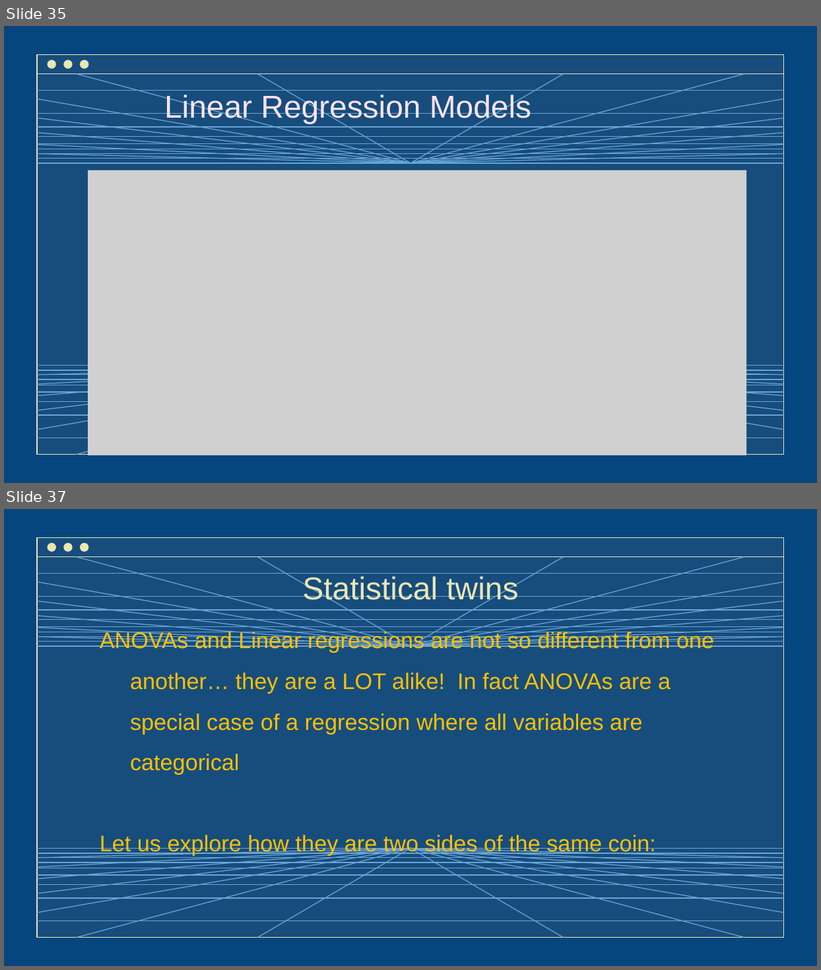
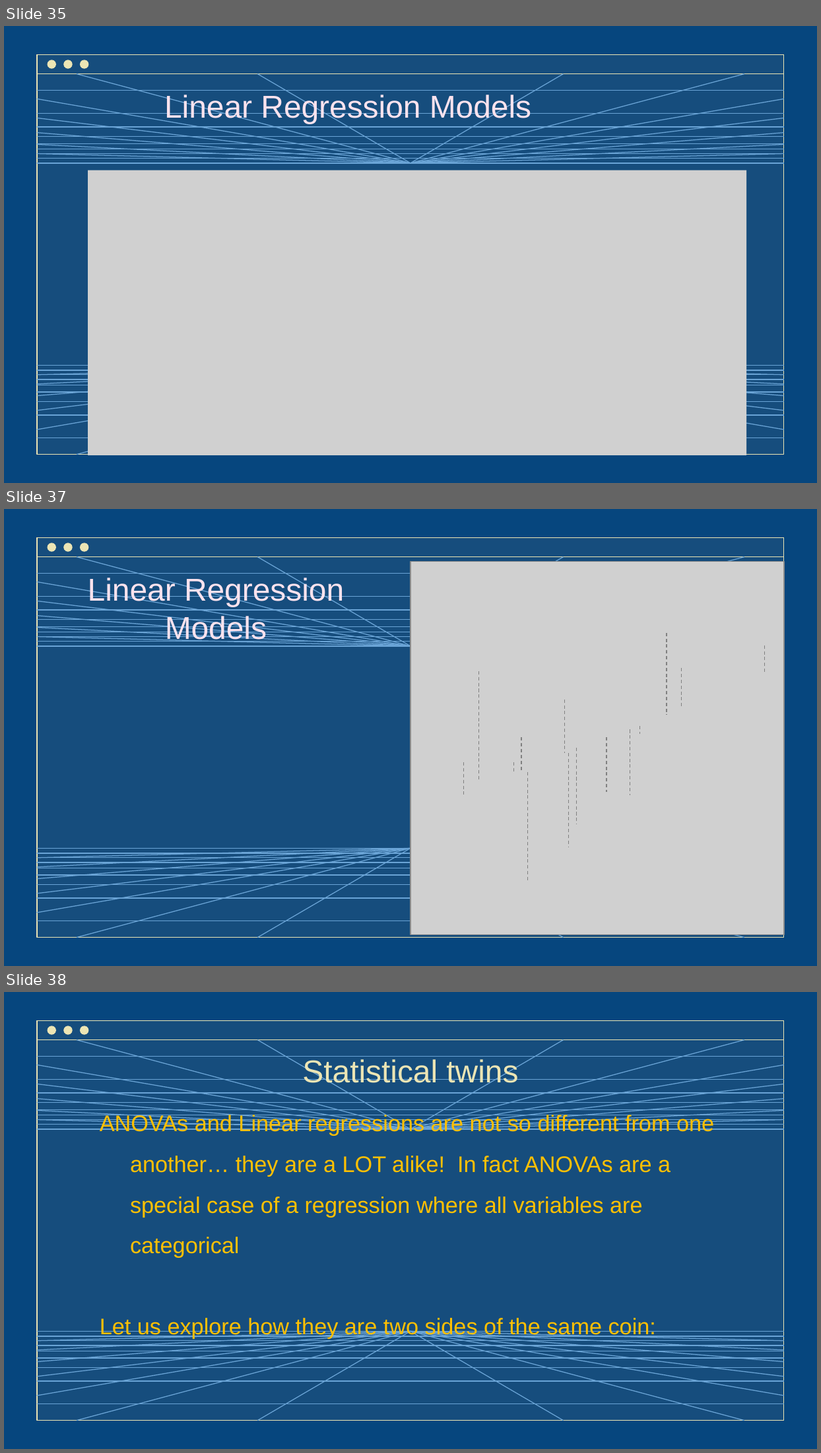
Before and after one commit to gsan-codes/Sta-R-tistics, a slide deck: slides/Stats_class_II.pptx. Shown one above the other, each under a label of ours: slides 35 and 37 before the commit, slides 35, 37 and 38 after it; the slides between them are not shown. The pictures are 821x970 and 821x1453 pixels, drawn with LibreOffice and Linux fonts; fonts in the diff are those of the drawing; grey boxes stand for pictures; background and template pictures are left out. Boxes give left, top, right and bottom in pixels: in the first picture for what was removed or moved away, otherwise in the second. Text is boxed around its words. In the diff, an @@ line names an element or a change of style, - is before the commit and + after.

```diff
--- a/slides/Stats_class_II.pptx
+++ b/slides/Stats_class_II.pptx
@@ slide 37 added at box(4, 509, 817, 966), background picture (left out); not listed: 52 template elements that a slide beside it also shows @@
@@ picture added at box(411, 561, 785, 935) @@
@@ text added at box(88, 576, 344, 643), 28 pt, text #FDE3EE @@
+Linear Regression Models
@@ line added from (667, 632) to (667, 715), #808080 0.75 pt dashed @@
@@ line added from (764, 646) to (764, 674), #808080 0.75 pt dashed @@
@@ line added from (479, 671) to (479, 780), #808080 0.75 pt dashed @@
@@ line added from (681, 668) to (681, 708), #808080 0.75 pt dashed @@
@@ line added from (564, 699) to (564, 754), #808080 0.75 pt dashed @@
@@ line added from (640, 726) to (640, 734), #808080 0.75 pt dashed @@
@@ line added from (521, 737) to (521, 772), #808080 0.75 pt dashed @@
@@ line added from (607, 737) to (607, 793), #808080 0.75 pt dashed @@
@@ line added from (630, 730) to (630, 795), #808080 0.75 pt dashed @@
@@ line added from (464, 762) to (464, 795), #808080 0.75 pt dashed @@
@@ line added from (514, 762) to (514, 772), #808080 0.75 pt dashed @@
@@ line added from (569, 754) to (569, 848), #808080 0.75 pt dashed @@
@@ line added from (576, 748) to (576, 824), #808080 0.75 pt dashed @@
@@ line added from (527, 772) to (527, 882), #808080 0.75 pt dashed @@
@@ what was slide 37 is now slide 38 @@
```
Also in this commit, not shown: 1 other slide added, 1 slide removed.
